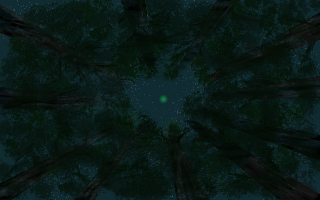
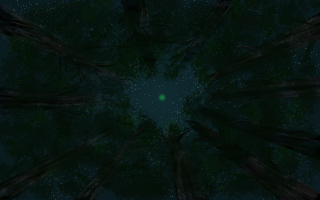
Before/after of a (320, 200) layered artwork. What changed in the layer stack:
added layer "green light" above "Sky" over box(158, 93, 166, 102)
painted on "Sky" over box(0, 0, 320, 200)
